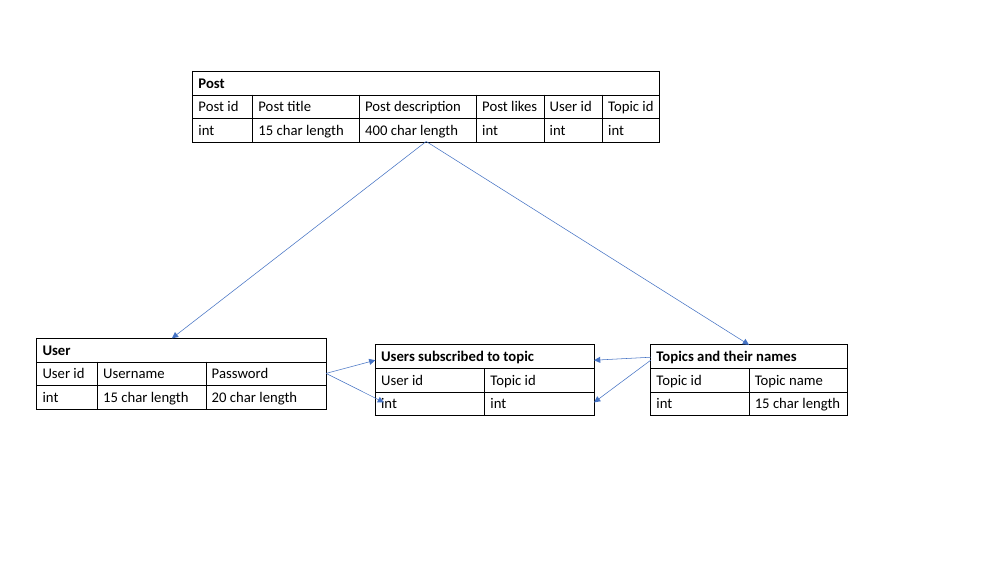
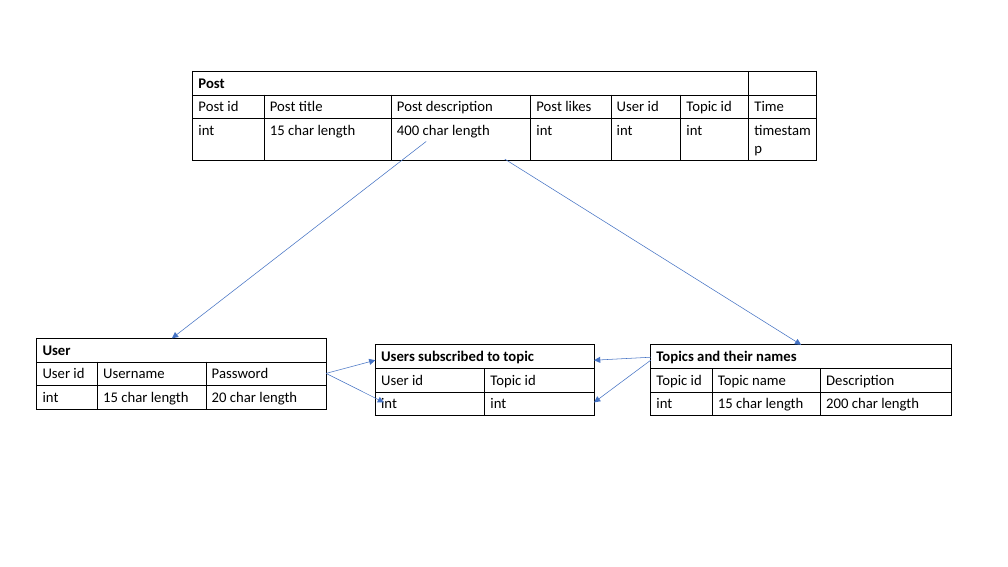
Before and after one commit to AethernetX/forum-page-tamnet-, a slide deck: slide 2 of database.pptx. Drawn at 1008x567 pixels with LibreOffice and Linux fonts; fonts in the diff are those of the drawing. Boxes give left, top, right and bottom in pixels: in the first picture for what was removed or moved away, otherwise in the second. Text is boxed around its words. In the diff, an @@ line names an element or a change of style, - is before the commit and + after.

```diff
--- a/database.pptx
+++ b/database.pptx
@@ table at box(193, 71, 816, 159) @@
+column 7:  | Time | timestamp
@@ table: place and size @@
-table at box(193, 71, 659, 142)
+table at box(193, 71, 816, 159)
@@ arrow moved from (426, 141) - (749, 345) to (505, 159) - (802, 345) @@
@@ table at box(651, 345, 952, 415) @@
+column 3:  | Description | 200 char length
@@ table: place and size @@
-table at box(651, 345, 848, 415)
+table at box(651, 345, 952, 415)
```
Also in this commit, not shown: 7 other files.
